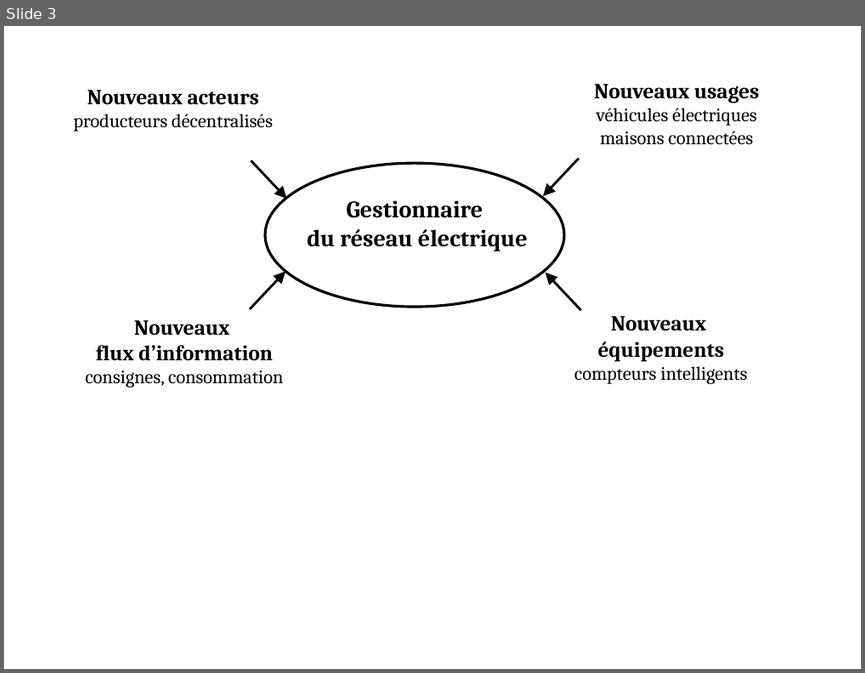
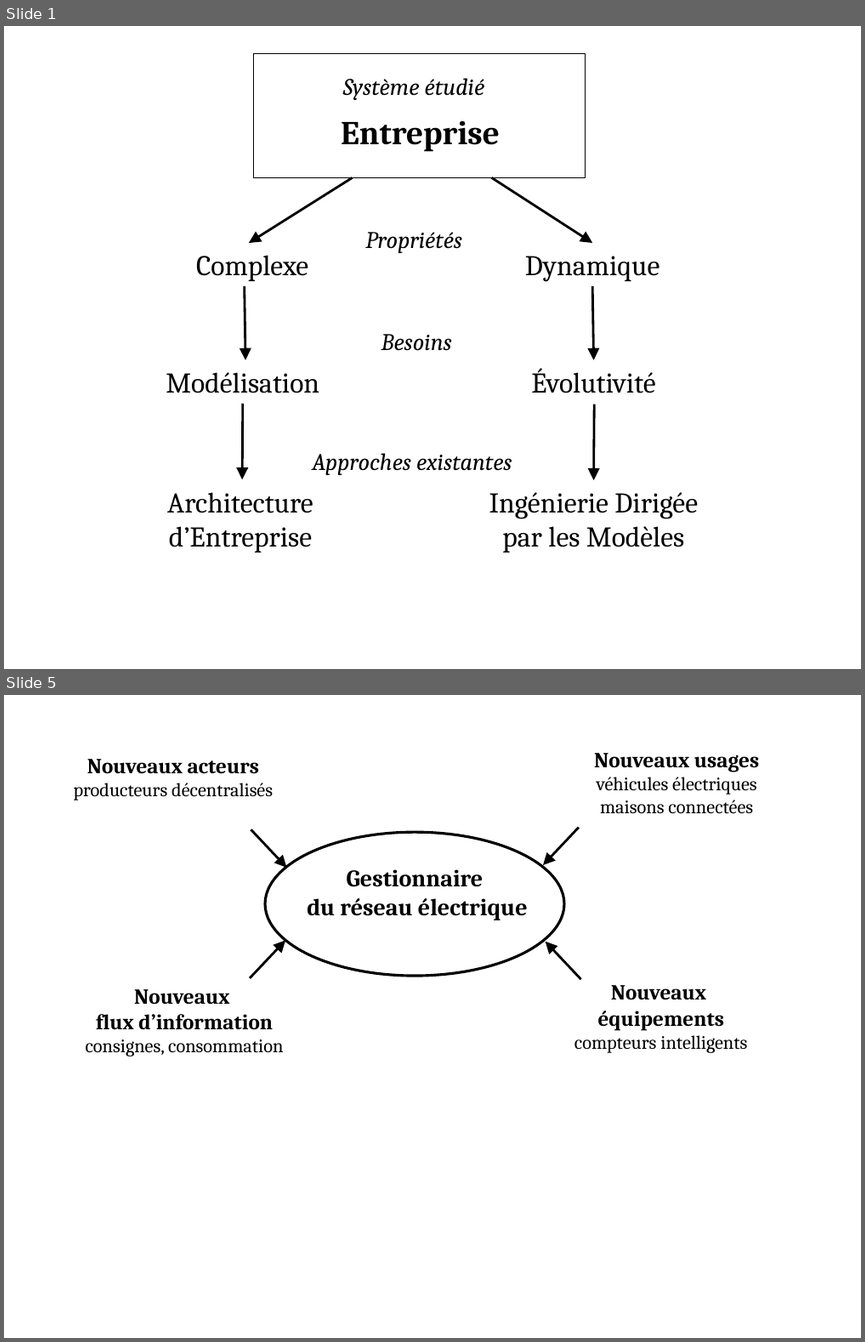
Before and after one commit to rachida-sghr/these, a slide deck: soutenance/images/impacts.pptx. Shown one above the other, each under a label of ours: slide 3 before the commit, slides 1 and 5 after it; the slides between them are not shown. The pictures are 865x673 and 865x1342 pixels, drawn with LibreOffice and Linux fonts; fonts in the diff are those of the drawing. Boxes give left, top, right and bottom in pixels: in the first picture for what was removed or moved away, otherwise in the second. Text is boxed around its words. In the diff, an @@ line names an element or a change of style, - is before the commit and + after.

```diff
--- a/soutenance/images/impacts.pptx
+++ b/soutenance/images/impacts.pptx
@@ slide 1 added at (4,26,861,669), background #FFFFFF @@
@@ rectangle added at (253,53,585,177), outline #000000 0.75 pt @@
@@ text added at (343,78,485,100), 20 pt, text #000000, italic @@
+Système étudié
@@ text added at (341,121,500,152), 28 pt, text #000000, bold @@
+Entreprise
@@ arrow added from (352, 177) to (249, 243), #000000 2 pt @@
@@ arrow added from (492, 177) to (592, 243), #000000 2 pt @@
@@ text added at (196,255,308,281), 24 pt, text #000000 @@
+Complexe
@@ text added at (365,232,462,253), 20 pt, text #000000, italic @@
+Propriétés
@@ text added at (525,256,659,282), 24 pt, text #000000 @@
+Dynamique
@@ arrow added from (244, 285) to (245, 360), #000000 2 pt @@
@@ arrow added from (592, 285) to (594, 360), #000000 2 pt @@
@@ text added at (381,334,452,351), 20 pt, text #000000, italic @@
+Besoins
@@ text added at (166,372,319,393), 24 pt, text #000000 @@
+Modélisation
@@ text added at (531,368,655,393), 24 pt, text #000000 @@
+Évolutivité
@@ arrow added from (243, 403) to (242, 479), #000000 2 pt @@
@@ arrow added from (595, 404) to (594, 480), #000000 2 pt @@
@@ text added at (312,453,511,475), 20 pt, text #000000, italic @@
+Approches existantes
@@ text added at (167,492,313,552), 24 pt, text #000000 @@
+Architecture d’Entreprise
@@ text added at (489,492,698,552), 24 pt, text #000000 @@
+Ingénierie Dirigée
+par les Modèles
@@ what was slide 3 is now slide 5 @@
```
Also in this commit, not shown: 2 slides changed, 4 other slides added, 21 other files.
